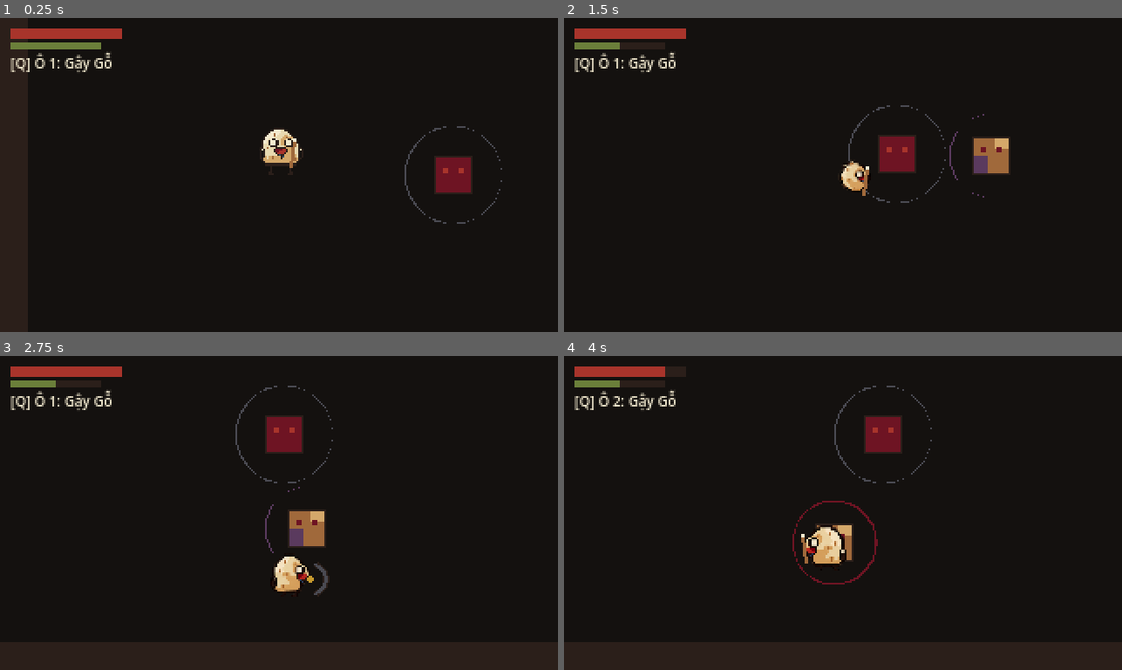
Above: before the commit, frames 1-4 (two rows, left to right).
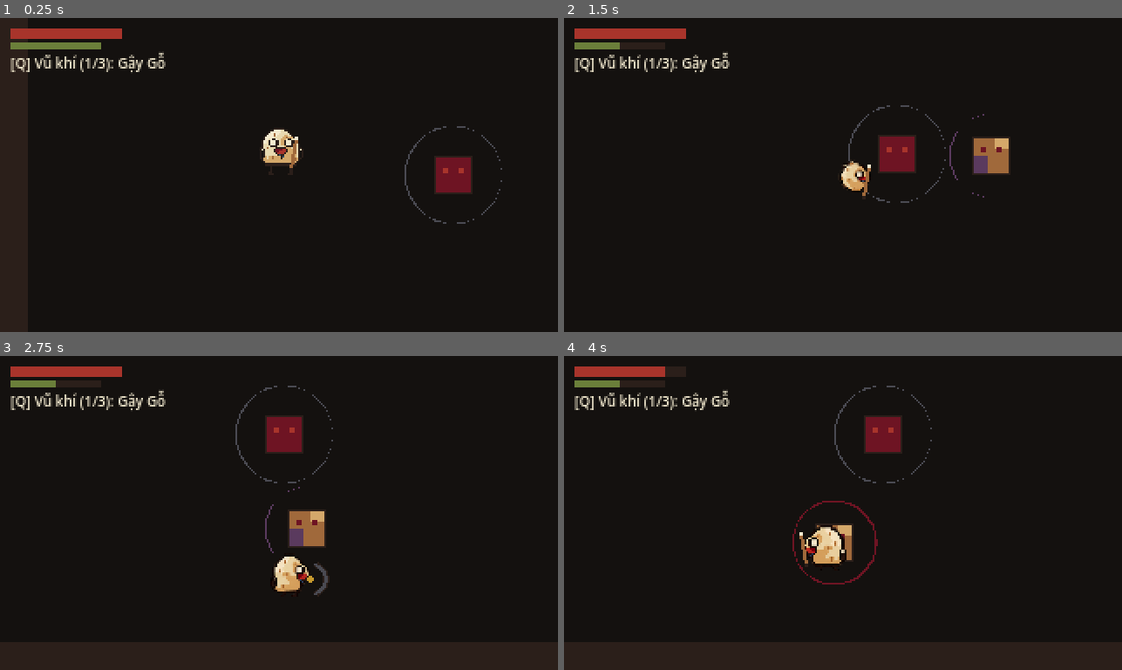
Above: after the commit, the same moments.

Repository: devkhongluong/eggworld
Game: Godot game, scene res://scenes/levels/test_arena.tscn
Two runs of this game, one before a commit and one after it. Both use one fixed random seed, a clock stepped at 60 frames per second and the inputs below.
Inputs:
- Up to frame 1 (0.25 s): no input
- Up to frame 2 (1.5 s): tap Enter at 0.5 s; hold D (move_right) 0.53-1.28 s; tap J (attack) at 0.6 s; tap Space (dodge) at 0.8, 1.35 s; hold S (move_down) from 1.28 s (still down)
- Up to frame 3 (2.75 s): tap L (guard) at 1.55 s; release S (move_down) at 2.03 s; hold D (move_right) from 2.03 s (still down); hold L (guard) from 2.03 s (still down); tap Q (swap_weapon) at 2.3 s
- Up to frame 4 (4 s): release D (move_right) at 2.78 s; release L (guard) at 2.78 s; hold W (move_up) 2.78-3.53 s; tap Q (swap_weapon) at 2.85 s; tap 1 at 3.05 s; hold A (move_left) from 3.53 s (still down); hold 1 from 3.53 s (still down); tap 2 at 3.8 s

The runs differ from the first frame. In frame 1, 0.6% of the frame differs, in the area x 6-54%, y 10-47%; in frame 2, 0.6%; in frame 3, 0.6%; in frame 4, 0.6%, in the area x 6-44%, y 10-65%.

Commit message:
fix(combat): enable 3-weapon cycle on Q and animate dynamic weapon visuals

Diff:
--- a/scenes/levels/test_arena.gd
+++ b/scenes/levels/test_arena.gd
@@ -23,4 +23,4 @@
 		var w_name: String = str(player.current_weapon_data.get("name", player.current_weapon_id))
 		hud.update_weapon(player.active_slot_idx, player.current_weapon_id, w_name)
 
-	print("[ARENA] Test arena đã sẵn sàng! Di chuyển (WASD), Lăn né (Space), Tấn công (J), Đỡ (L), Đổi vũ khí 2 ô (Q), Đổi trang bị (1,2,3,4).")
+	print("[ARENA] Test arena đã sẵn sàng! Di chuyển (WASD), Lăn né (Space), Tấn công (J/Chuột trái), Đỡ (L/Chuột phải), Đổi vũ khí 3 ô (Q), Chọn nhanh (1: Gậy, 2: Dao, 3: Ná, 4: Tay không).")
--- a/scripts/combat/hitbox_service.gd
+++ b/scripts/combat/hitbox_service.gd
@@ -28,7 +28,13 @@
 
 	var shape_type: String = str(hitbox_spec.get("shape", "arc"))
 	var radius: float = float(hitbox_spec.get("radius", 18.0))
-	var shape_owner := hitbox.get_node_or_null("CollisionShape2D") as CollisionShape2D
+	var shape_owner: CollisionShape2D = null
+	for child in hitbox.get_children():
+		if child is CollisionShape2D:
+			shape_owner = child
+			break
+	if shape_owner == null:
+		shape_owner = hitbox.get_node_or_null("CollisionShape2D") as CollisionShape2D
 
 	match shape_type:
 		"line":
--- a/scripts/player/egg_visual.gd
+++ b/scripts/player/egg_visual.gd
@@ -3,23 +3,31 @@
 # EggVisual: Quản lý hiệu ứng hình ảnh mở rộng trên người chơi
 # 1. Vết nứt trên vỏ trứng (to dần theo lượng máu giảm)
 # 2. Hiệu ứng văng mảnh vỏ (egg shell debris particles) khi trúng đòn
-# 3. Vệt chém combo cận chiến
-
+# 3. Hoạt ảnh vung kiếm/dao/ná sống động (Dynamic weapon attack swing/thrust/shoot)
+# 4. Vệt chém combo đòn đánh tương ứng từng vũ khí
+# 5. Hình khối vũ khí giắt bên hông khi nghỉ
+
+var attack_slash_total_time: float = 0.22
 var attack_slash_timer: float = 0.0
 var attack_slash_dir: Vector2 = Vector2.DOWN
 var attack_slash_step: int = 0
-var attack_weapon_type: String = "staff"
+var attack_weapon_type: String = "staff_wood"
+var is_attacking_visual: bool = false
 var show_placeholder_body: bool = false
 
 # Dữ liệu vết nứt vỏ trứng (tính theo tỉ lệ hp: 1.0 -> 0.0)
 var current_hp_ratio: float = 1.0
 
-# Danh sách mảnh vỏ đang văng: { pos: Vector2, vel: Vector2, color: Color, size: Vector2, life: float, max_life: float }
+# Danh sách mảnh vỏ đang văng
 var shell_shards: Array[Dictionary] = []
 
 # Trạng thái đỡ đòn
 var is_guarding: bool = false
 var guard_dir: Vector2 = Vector2.DOWN
+
+var is_dead_visual: bool = false
+var equipped_weapon_id: String = "staff_wood"
+var facing_dir: Vector2 = Vector2.DOWN
 
 func _ready() -> void:
 	set_process(true)
@@ -30,17 +38,28 @@
 		guard_dir = dir
 		queue_redraw()
 
+func set_dead(dead: bool) -> void:
+	is_dead_visual = dead
+	if dead:
+		is_attacking_visual = false
+		attack_slash_timer = 0.0
+	queue_redraw()
+
 func set_hp_ratio(ratio: float) -> void:
 	current_hp_ratio = clampf(ratio, 0.0, 1.0)
 	queue_redraw()
 
+func set_equipped_weapon(w_id: String, dir: Vector2) -> void:
+	equipped_weapon_id = w_id
+	facing_dir = dir
+	queue_redraw()
+
 func spawn_shell_burst(amount: int = 6) -> void:
-	# Bắn các mảnh vỏ trứng từ tâm thân nhân vật (y ~ -14)
 	for i in range(amount):
 		var angle := randf_range(0.0, TAU)
 		var speed := randf_range(40.0, 110.0)
 		var vel := Vector2(cos(angle), sin(angle)) * speed
-		vel.y -= randf_range(20.0, 50.0) # Văng hướng lên trên nhẹ
+		vel.y -= randf_range(20.0, 50.0)
 
 		var colors := [Palette.GIAY_DA, Palette.CAT, Palette.NAU_HAM, Palette.KEM]
 		var col: Color = colors[randi() % colors.size()]
@@ -57,16 +76,30 @@
 		})
 	queue_redraw()
 
-func start_attack_visual(dir: Vector2, step: int, weapon_type: String = "staff") -> void:
-	attack_slash_dir = dir
+func start_attack_visual(dir: Vector2, step: int, weapon_id: String = "staff_wood", custom_duration: float = -1.0) -> void:
+	attack_slash_dir = dir.normalized()
+	if attack_slash_dir == Vector2.ZERO:
+		attack_slash_dir = Vector2.DOWN
+	facing_dir = attack_slash_dir
 	attack_slash_step = step
-	attack_weapon_type = weapon_type
-	if weapon_type == "dagger":
-		attack_slash_timer = 0.10
-	elif weapon_type == "sling":
-		attack_slash_timer = 0.12
+	attack_weapon_type = weapon_id
+
+	if custom_duration > 0.0:
+		attack_slash_total_time = custom_duration
+	elif weapon_id == "dagger":
+		attack_slash_total_time = 0.14
+	elif weapon_id == "sling":
+		attack_slash_total_time = 0.18
 	else:
-		attack_slash_timer = 0.18
+		attack_slash_total_time = 0.22
+
+	attack_slash_timer = attack_slash_total_time
+	is_attacking_visual = true
+	queue_redraw()
+
+func stop_attack_visual() -> void:
+	is_attacking_visual = false
+	attack_slash_timer = 0.0
 	queue_redraw()
 
 func _process(delta: float) -> void:
@@ -74,6 +107,8 @@
 
 	if attack_slash_timer > 0.0:
 		attack_slash_timer -= delta
+		if attack_slash_timer <= 0.0:
+			is_attacking_visual = false
 		needs_redraw = true
 
 	if not shell_shards.is_empty():
@@ -85,7 +120,7 @@
 				shell_shards.remove_at(idx)
 			else:
 				shard["pos"] += shard["vel"] * delta
-				shard["vel"].y += 220.0 * delta # Trọng lực rơi xuống
+				shard["vel"].y += 220.0 * delta
 			idx -= 1
 		needs_redraw = true
 
@@ -94,29 +129,20 @@
 
 func _draw() -> void:
 	# 1. Vẽ các vết nứt trên vỏ theo mức độ mất máu
-	# Nhân vật cao từ y = -22 đến y = -2, tâm khoảng x=0, y=-12
-	# Khi HP < 80%: Bắt đầu có vết rạn nhỏ ở đỉnh
-	# Khi HP < 50%: Nứt to và rẽ nhánh
-	# Khi HP < 25%: Nứt chằng chịt, lộ lòng vàng nhẹ
 	if current_hp_ratio < 0.8:
-		# Vết nứt đỉnh đầu (giai đoạn 1)
 		draw_line(Vector2(-1, -22), Vector2(1, -19), Palette.NAU_HAM, 1.0)
 		draw_line(Vector2(1, -19), Vector2(0, -17), Palette.NAU_HAM, 1.0)
 
 	if current_hp_ratio < 0.6:
-		# Nhánh nứt kéo dài qua thân trên (giai đoạn 2)
 		draw_line(Vector2(0, -17), Vector2(3, -14), Palette.NAU_HAM, 1.0)
 		draw_line(Vector2(3, -14), Vector2(2, -11), Palette.NAU_HAM, 1.0)
-		# Vết nứt sườn trái
 		draw_line(Vector2(-5, -17), Vector2(-2, -15), Palette.NAU_HAM, 1.0)
 		draw_line(Vector2(-2, -15), Vector2(-4, -12), Palette.NAU_HAM, 1.0)
 
 	if current_hp_ratio < 0.35:
-		# Vết nứt to toác (giai đoạn 3)
 		draw_line(Vector2(2, -11), Vector2(5, -8), Palette.NAU_HAM, 1.2)
 		draw_line(Vector2(-4, -12), Vector2(-2, -8), Palette.NAU_HAM, 1.2)
 		draw_line(Vector2(0, -17), Vector2(-2, -14), Palette.CAT, 1.0)
-		# Chấm vàng lộ lòng trứng bên trong kẽ nứt
 		draw_rect(Rect2(0, -15, 2, 2), Palette.VANG_CO)
 		draw_rect(Rect2(2, -12, 1, 2), Palette.VANG_CO)
 
@@ -129,83 +155,122 @@
 		var p: Vector2 = shard["pos"]
 		draw_rect(Rect2(p.x - sz.x * 0.5, p.y - sz.y * 0.5, sz.x, sz.y), c)
 
-	# 3. Vệt tấn công theo từng loại vũ khí
-	if attack_slash_timer > 0.0:
-		var slash_center := Vector2(0, -10) + attack_slash_dir.normalized() * 14.0
-		var base_angle: float = attack_slash_dir.angle()
-		if attack_weapon_type == "dagger":
-			# Vệt đâm nhọn thẳng nhanh
-			var tip := Vector2(0, -10) + attack_slash_dir.normalized() * 20.0
-			var base_pt := Vector2(0, -10) + attack_slash_dir.normalized() * 6.0
-			draw_line(base_pt, tip, Palette.KEM, 2.0)
-			draw_line(base_pt, tip + Vector2(-attack_slash_dir.y, attack_slash_dir.x) * 3.0, Palette.XAM_SAT, 1.0)
-		elif attack_weapon_type == "sling":
-			# Tia giật dây ná khi bắn
-			var p1 := Vector2(0, -10) + Vector2(-attack_slash_dir.y, attack_slash_dir.x) * 5.0
-			var p2 := Vector2(0, -10) + Vector2(attack_slash_dir.y, -attack_slash_dir.x) * 5.0
-			draw_line(p1, p2, Palette.CAT, 1.5)
-		elif attack_weapon_type == "unarmed":
-			# Vệt thụi nắm đấm ngắn
-			var punch_center := Vector2(0, -10) + attack_slash_dir.normalized() * 10.0
-			draw_circle(punch_center, 4.0, Palette.KEM)
-		else:
-			# Quét vòng cung cho Gậy Gỗ (Staff)
-			var slash_color: Color = Palette.KEM if attack_slash_step == 2 else Palette.XAM_DA
-			var arc_radius: float = 14.0 if attack_slash_step == 2 else 11.0
-			var start_ang: float = base_angle - PI * 0.45
-			var end_ang: float = base_angle + PI * 0.45
-			draw_arc(slash_center, arc_radius, start_ang, end_ang, 12, slash_color, 2.0)
-			draw_arc(slash_center, arc_radius - 2.0, start_ang, end_ang, 12, Palette.NAU_HAM, 1.0)
-
-
-	# 4. Hình khối tạm thời biểu diễn thế Đỡ Đòn (Guard)
+	# 3. Vẽ thế Đỡ Đòn (Guard)
 	if is_guarding:
 		var shield_center := Vector2(0, -10) + guard_dir.normalized() * 11.0
 		var guard_angle: float = guard_dir.angle()
 		var g_start: float = guard_angle - PI * 0.40
 		var g_end: float = guard_angle + PI * 0.40
-		# Vòng vòng cung khiên Xám Sắt với viền Nâu Hầm
 		draw_arc(shield_center, 9.0, g_start, g_end, 10, Palette.NAU_HAM, 3.5)
 		draw_arc(shield_center, 9.0, g_start, g_end, 10, Palette.XAM_SAT, 2.0)
-		# Điểm tâm khiên Vàng Cổ
 		draw_circle(shield_center, 2.0, Palette.VANG_CO)
 
-	# 5. Hình khối tạm thời biểu diễn vũ khí đang cầm (Placeholder Weapon Visual)
-	_draw_placeholder_weapon()
-
-var equipped_weapon_id: String = "staff_wood"
-var facing_dir: Vector2 = Vector2.DOWN
-
-func set_equipped_weapon(w_id: String, dir: Vector2) -> void:
-	equipped_weapon_id = w_id
-	facing_dir = dir
-	queue_redraw()
-
-func _draw_placeholder_weapon() -> void:
-	if is_guarding:
+	# 4. Vẽ diễn hoạt vũ khí & đòn đánh (Hoạt ảnh động)
+	_draw_dynamic_weapon()
+
+func _draw_dynamic_weapon() -> void:
+	if is_guarding or is_dead_visual:
 		return
 
+	var pivot := Vector2(0, -10)
+	var aim := facing_dir.normalized()
+	if aim == Vector2.ZERO:
+		aim = Vector2.DOWN
+	var base_angle := aim.angle()
 	var flip_sign: float = -1.0 if facing_dir.x < 0 else 1.0
-	var hand_pos: Vector2 = Vector2(7.0 * flip_sign, -8.0)
-	if abs(facing_dir.y) > abs(facing_dir.x):
-		hand_pos = Vector2(7.0, -8.0 if facing_dir.y > 0 else -10.0)
-
-	match equipped_weapon_id:
-		"staff_wood":
-			# Gậy gỗ dài màu Nâu Da
-			draw_line(hand_pos + Vector2(0, 4), hand_pos + Vector2(2 * flip_sign, -12), Palette.NAU_DA, 2.5)
-			draw_circle(hand_pos + Vector2(2 * flip_sign, -12), 1.5, Palette.KEM)
-		"dagger":
-			# Dao găm ngắn màu Xám Sắt
-			var aim := facing_dir.normalized()
-			if aim == Vector2.ZERO:
-				aim = Vector2.DOWN
-			draw_line(hand_pos, hand_pos + aim * 8.0, Palette.XAM_SAT, 2.0)
-			draw_circle(hand_pos, 1.5, Palette.NAU_HAM)
-		"sling":
-			# Ná chạc chữ Y màu Cát
-			draw_line(hand_pos, hand_pos + Vector2(0, -4), Palette.CAT, 2.0)
-			draw_line(hand_pos + Vector2(0, -4), hand_pos + Vector2(3 * flip_sign, -7), Palette.CAT, 1.5)
-			draw_line(hand_pos + Vector2(0, -4), hand_pos + Vector2(-3 * flip_sign, -7), Palette.CAT, 1.5)
-		"fist", _:
-			pass
+
+	if is_attacking_visual:
+		# --- TRẠNG THÁI RA ĐÒN: VŨ KHÍ CHUYỂN ĐỘNG THEO PHA ---
+		var progress: float = clampf(1.0 - (attack_slash_timer / maxf(0.01, attack_slash_total_time)), 0.0, 1.0)
+
+		match attack_weapon_type:
+			"staff_wood", "staff":
+				# Gậy gỗ vung xoay vòng cung
+				var reverse_swing: bool = (attack_slash_step % 2 == 1)
+				var start_ang: float = base_angle + PI * 0.52 if reverse_swing else base_angle - PI * 0.52
+				var end_ang: float = base_angle - PI * 0.52 if reverse_swing else base_angle + PI * 0.52
+				var cur_ang: float = lerp_angle(start_ang, end_ang, progress)
+
+				var staff_dir := Vector2(cos(cur_ang), sin(cur_ang))
+				var staff_base := pivot + staff_dir * 3.0
+				var staff_tip := pivot + staff_dir * 24.0
+
+				# Vệt chém hình vòng cung vàng rực bám theo sau mũi gậy
+				var arc_rad: float = 23.0 if attack_slash_step == 2 else 19.0
+				var a1 := minf(start_ang, cur_ang)
+				var a2 := maxf(start_ang, cur_ang)
+				draw_arc(pivot, arc_rad, a1, a2, 14, Palette.KEM, 3.0)
+				draw_arc(pivot, arc_rad - 2.0, a1, a2, 14, Palette.VANG_CO, 2.0)
+
+				# Thân gậy vung
+				draw_line(staff_base, staff_tip, Palette.NAU_DA, 3.0)
+				draw_circle(staff_tip, 2.5, Palette.KEM)
+				draw_circle(staff_base, 1.5, Palette.NAU_HAM)
+
+			"dagger":
+				# Dao găm đâm thẳng vọt tới trước cực nhanh
+				var thrust_dist: float = 4.0
+				if progress < 0.20:
+					thrust_dist = lerp(4.0, 0.0, progress / 0.20)
+				elif progress < 0.60:
+					thrust_dist = lerp(0.0, 22.0, (progress - 0.20) / 0.40)
+				else:
+					thrust_dist = lerp(22.0, 4.0, (progress - 0.60) / 0.40)
+
+				var hilt := pivot + aim * thrust_dist
+				var tip := pivot + aim * (thrust_dist + 14.0)
+
+				# Vệt đâm nhọn ánh sáng lướt theo dao
+				draw_line(pivot + aim * 2.0, tip + aim * 5.0, Palette.KEM, 2.5)
+				draw_line(pivot + aim * 2.0 + Vector2(-aim.y, aim.x) * 2.5, tip, Palette.XAM_SAT, 1.5)
+				draw_line(pivot + aim * 2.0 + Vector2(aim.y, -aim.x) * 2.5, tip, Palette.XAM_SAT, 1.5)
+
+				# Lưỡi dao
+				draw_line(hilt, tip, Palette.KEM, 2.5)
+				draw_line(hilt, tip, Palette.XAM_SAT, 1.5)
+				# Chuôi dao
+				draw_circle(hilt, 2.0, Palette.NAU_HAM)
+				draw_line(hilt + Vector2(-aim.y, aim.x) * 3.0, hilt + Vector2(aim.y, -aim.x) * 3.0, Palette.VANG_CO, 2.0)
+
+			"sling":
+				# Ná giương chạc và bung dây thun
+				var fork_pos := pivot + aim * 9.0
+				var fork_l := fork_pos + Vector2(-aim.y, aim.x) * 4.5 + aim * 3.0
+				var fork_r := fork_pos + Vector2(aim.y, -aim.x) * 4.5 + aim * 3.0
+				var pull_pos := pivot - aim * 3.0 if progress < 0.45 else fork_pos + aim * 2.0
+
+				# Cán ná gỗ
+				draw_line(pivot, fork_pos, Palette.CAT, 2.5)
+				draw_line(fork_pos, fork_l, Palette.CAT, 2.0)
+				draw_line(fork_pos, fork_r, Palette.CAT, 2.0)
+				# Dây thun
+				draw_line(fork_l, pull_pos, Palette.GIAY_DA, 1.5)
+				draw_line(fork_r, pull_pos, Palette.GIAY_DA, 1.5)
+				if progress < 0.45:
+					draw_circle(pull_pos, 2.0, Palette.XAM_SAT)
+
+			"unarmed", _:
+				var p_dist := lerp(2.0, 14.0, sin(progress * PI))
+				draw_circle(pivot + aim * p_dist, 4.0, Palette.KEM)
+	else:
+		# --- TRẠNG THÁI NGHỈ: VŨ KHÍ NẰM GỌN BÊN HÔNG / TAY ---
+		var hand_pos: Vector2 = Vector2(7.0 * flip_sign, -8.0)
+		if abs(facing_dir.y) > abs(facing_dir.x):
+			hand_pos = Vector2(7.0, -8.0 if facing_dir.y > 0 else -10.0)
+
+		match equipped_weapon_id:
+			"staff_wood", "staff":
+				draw_line(hand_pos + Vector2(0, 5), hand_pos + Vector2(3 * flip_sign, -13), Palette.NAU_DA, 2.5)
+				draw_circle(hand_pos + Vector2(3 * flip_sign, -13), 1.5, Palette.KEM)
+				draw_circle(hand_pos + Vector2(0, 5), 1.5, Palette.NAU_HAM)
+			"dagger":
+				var d_aim := aim * 8.0
+				draw_line(hand_pos, hand_pos + d_aim, Palette.XAM_SAT, 2.0)
+				draw_line(hand_pos, hand_pos + d_aim * 0.7, Palette.KEM, 1.0)
+				draw_circle(hand_pos, 2.0, Palette.NAU_HAM)
+			"sling":
+				draw_line(hand_pos, hand_pos + Vector2(0, -5), Palette.CAT, 2.0)
+				draw_line(hand_pos + Vector2(0, -5), hand_pos + Vector2(3 * flip_sign, -8), Palette.CAT, 1.5)
+				draw_line(hand_pos + Vector2(0, -5), hand_pos + Vector2(-3 * flip_sign, -8), Palette.CAT, 1.5)
+			"fist", _:
+				pass
--- a/scripts/player/player.gd
+++ b/scripts/player/player.gd
@@ -61,8 +61,8 @@
 var can_attack: bool = true
 var combo_step: int = 0 # 0, 1, 2 tương ứng các đòn trong chuỗi
 
-# Hệ thống vũ khí (Giai đoạn A: 2 ô vũ khí trang bị)
-var weapon_slots: Array[String] = ["staff_wood", "dagger"]
+# Hệ thống vũ khí (Giai đoạn A: 3 ô vũ khí trang bị)
+var weapon_slots: Array[String] = ["staff_wood", "dagger", "sling"]
 var active_slot_idx: int = 0
 var current_weapon_id: String = "staff_wood"
 var current_weapon_data: Dictionary = {}
@@ -337,14 +337,14 @@
 		if Input.is_action_just_pressed("swap_weapon"):
 			swap_weapon()
 
-		# Hỗ trợ phím số 1, 2, 3, 4 để người chơi thử nghiệm đủ 3 vũ khí + tay không vào ô đang chọn
-		if Input.is_key_pressed(KEY_1):
-			equip_weapon_to_active_slot("staff_wood")
-		elif Input.is_key_pressed(KEY_2):
-			equip_weapon_to_active_slot("dagger")
-		elif Input.is_key_pressed(KEY_3):
-			equip_weapon_to_active_slot("sling")
-		elif Input.is_key_pressed(KEY_4):
+		# Hỗ trợ phím số 1, 2, 3 để chọn nhanh 3 ô vũ khí, phím 4 là đòn tay không
+		if Input.is_physical_key_pressed(KEY_1) or Input.is_key_pressed(KEY_1):
+			_switch_to_slot(0)
+		elif Input.is_physical_key_pressed(KEY_2) or Input.is_key_pressed(KEY_2):
+			_switch_to_slot(1)
+		elif Input.is_physical_key_pressed(KEY_3) or Input.is_key_pressed(KEY_3):
+			_switch_to_slot(2)
+		elif Input.is_physical_key_pressed(KEY_4) or Input.is_key_pressed(KEY_4):
 			equip_weapon_to_active_slot("fist")
 		elif Input.is_action_just_pressed("cycle_item"):
 			var all_keys := ["staff_wood", "dagger", "sling", "fist"]
@@ -367,8 +367,8 @@
 	if is_attacking or is_dodging or is_dead or is_stunned:
 		return
 
-	# Đổi qua lại giữa 2 ô vũ khí trang bị
-	active_slot_idx = 1 - active_slot_idx
+	# Đổi xoay vòng giữa 3 ô vũ khí trang bị (Gậy Gỗ -> Dao Găm -> Ná)
+	active_slot_idx = (active_slot_idx + 1) % weapon_slots.size()
 	current_weapon_id = weapon_slots[active_slot_idx]
 	current_weapon_data = WeaponDB.get_weapon(current_weapon_id)
 
@@ -380,7 +380,24 @@
 
 	var w_name: String = str(current_weapon_data.get("name", current_weapon_id))
 	if debug_combat_log:
-		print("[PLAYER] Đổi ô vũ khí: Ô %d -> %s (%s)" % [active_slot_idx + 1, w_name, current_weapon_id])
+		print("[PLAYER] Đổi ô vũ khí: Ô %d/%d -> %s (%s)" % [active_slot_idx + 1, weapon_slots.size(), w_name, current_weapon_id])
+	weapon_swapped.emit(active_slot_idx, current_weapon_id, w_name)
+
+func _switch_to_slot(slot_idx: int) -> void:
+	if slot_idx < 0 or slot_idx >= weapon_slots.size():
+		return
+	if active_slot_idx == slot_idx:
+		return
+	active_slot_idx = slot_idx
+	current_weapon_id = weapon_slots[active_slot_idx]
+	current_weapon_data = WeaponDB.get_weapon(current_weapon_id)
+	combat_state.reset_combo()
+	combo_step = 0
+	if visual_node != null and visual_node.has_method("set_equipped_weapon"):
+		visual_node.set_equipped_weapon(current_weapon_id, facing_direction)
+	var w_name: String = str(current_weapon_data.get("name", current_weapon_id))
+	if debug_combat_log:
+		print("[PLAYER] Chọn nhanh Ô %d: %s (%s)" % [active_slot_idx + 1, w_name, current_weapon_id])
 	weapon_swapped.emit(active_slot_idx, current_weapon_id, w_name)
 
 func equip_weapon_to_active_slot(weapon_id: String) -> void:
@@ -464,7 +481,15 @@
 	animated_sprite.flip_h = flip_left
 
 	if animated_sprite != null and animations_config.has(anim_name):
+		animated_sprite.stop()
+		animated_sprite.frame = 0
 		animated_sprite.play(anim_name)
+
+	# Khởi động diễn hoạt vũ khí động (vung gậy / đâm dao / kéo ná)
+	var total_frames: int = int(spec.get("startup", 4)) + int(spec.get("active", 3)) + int(spec.get("recovery", 6))
+	var attack_duration: float = float(total_frames) * LOGIC_FRAME_TIME
+	if visual_node != null and visual_node.has_method("start_attack_visual"):
+		visual_node.start_attack_visual(facing_direction, combo_step, current_weapon_id, attack_duration)
 
 	var w_name: String = str(current_weapon_data.get("name", current_weapon_id))
 	print("[PLAYER] Tung đòn combo %d/%d (%s)! Startup: %d khung, Tiêu hao: %.1f Stamina" % [
@@ -551,17 +576,11 @@
 		# Bắn đạn tầm xa (Ná) qua HitboxService
 		var spawn_pos: Vector2 = global_position + Vector2(0, -10) + facing_direction * 8.0
 		HitboxService.spawn_projectile(get_parent(), hitbox_spec, facing_direction, spawn_pos, self, dmg)
-
-		if visual_node != null and visual_node.has_method("start_attack_visual"):
-			visual_node.start_attack_visual(facing_direction, combo_step, w_type)
 	else:
 		# Cận chiến: tạo/cấu hình Hitbox theo hình dạng (arc, line, rect)
 		HitboxService.configure_hitbox(attack_hitbox, hitbox_spec, dir_suffix, flip_left, facing_direction)
 		attack_hitbox.monitoring = true
 		check_melee_overlaps()
-
-		if visual_node != null and visual_node.has_method("start_attack_visual"):
-			visual_node.start_attack_visual(facing_direction, combo_step, w_type)
 
 func _enter_recovery_phase() -> void:
 	is_in_hit_frame = false
@@ -595,6 +614,8 @@
 	combat_state.current_state = CombatState.State.IDLE
 	can_attack = true
 	attack_frame_accumulator = 0.0
+	if visual_node != null and visual_node.has_method("stop_attack_visual"):
+		visual_node.stop_attack_visual()
 	if reset_step:
 		combo_step = 0
 		combat_state.combo_step = 0
@@ -808,6 +829,10 @@
 	modulate = Color.WHITE
 	if visual_node != null and visual_node.has_method("set_guarding"):
 		visual_node.set_guarding(false, facing_direction)
+	if visual_node != null and visual_node.has_method("stop_attack_visual"):
+		visual_node.stop_attack_visual()
+	if visual_node != null and visual_node.has_method("set_dead"):
+		visual_node.set_dead(true)
 	print("[PLAYER] VỎ ĐÃ VỠ... Bắt đầu chuẩn bị hồi sinh.")
 
 	# Phát death animation
@@ -847,6 +872,8 @@
 		visual_node.set_guarding(false, facing_direction)
 	if visual_node != null and visual_node.has_method("set_hp_ratio"):
 		visual_node.set_hp_ratio(1.0)
+	if visual_node != null and visual_node.has_method("set_dead"):
+		visual_node.set_dead(false)
 	hp_changed.emit(current_hp, max_hp)
 	stamina_changed.emit(current_stamina, max_stamina)
 	print("[PLAYER] Trứng đã hồi sinh tại điểm bắt đầu!")
--- a/scripts/ui/hud.gd
+++ b/scripts/ui/hud.gd
@@ -70,7 +70,7 @@
 
 func update_weapon(slot_idx: int, _weapon_id: String, weapon_name: String) -> void:
 	if weapon_label != null:
-		weapon_label.text = "[Q] Ô %d: %s" % [slot_idx + 1, weapon_name]
+		weapon_label.text = "[Q] Vũ khí (%d/3): %s" % [slot_idx + 1, weapon_name]
 
 func _on_behavior_points_changed(action_name: String, _new_points: int, _total: int) -> void:
 	if action_name == BehaviorTracker.ACTION_DODGE:
Not shown, changed: docs/PROJECT_STATUS.md
Not shown, changed: docs/project_snapshot.md
